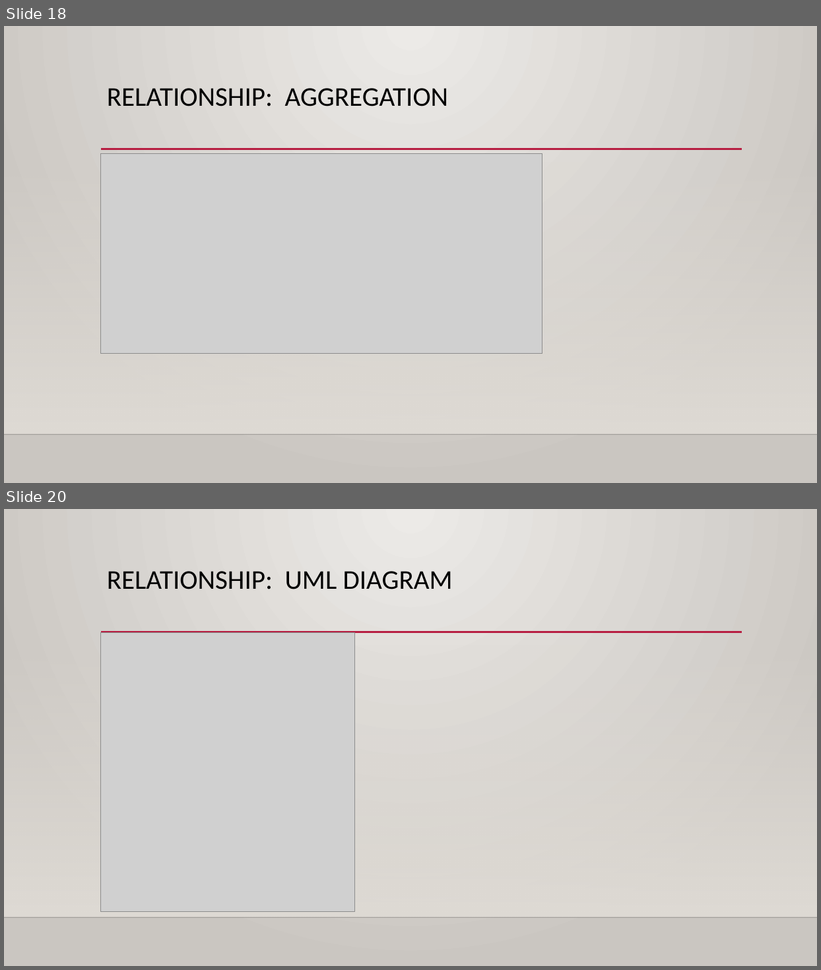
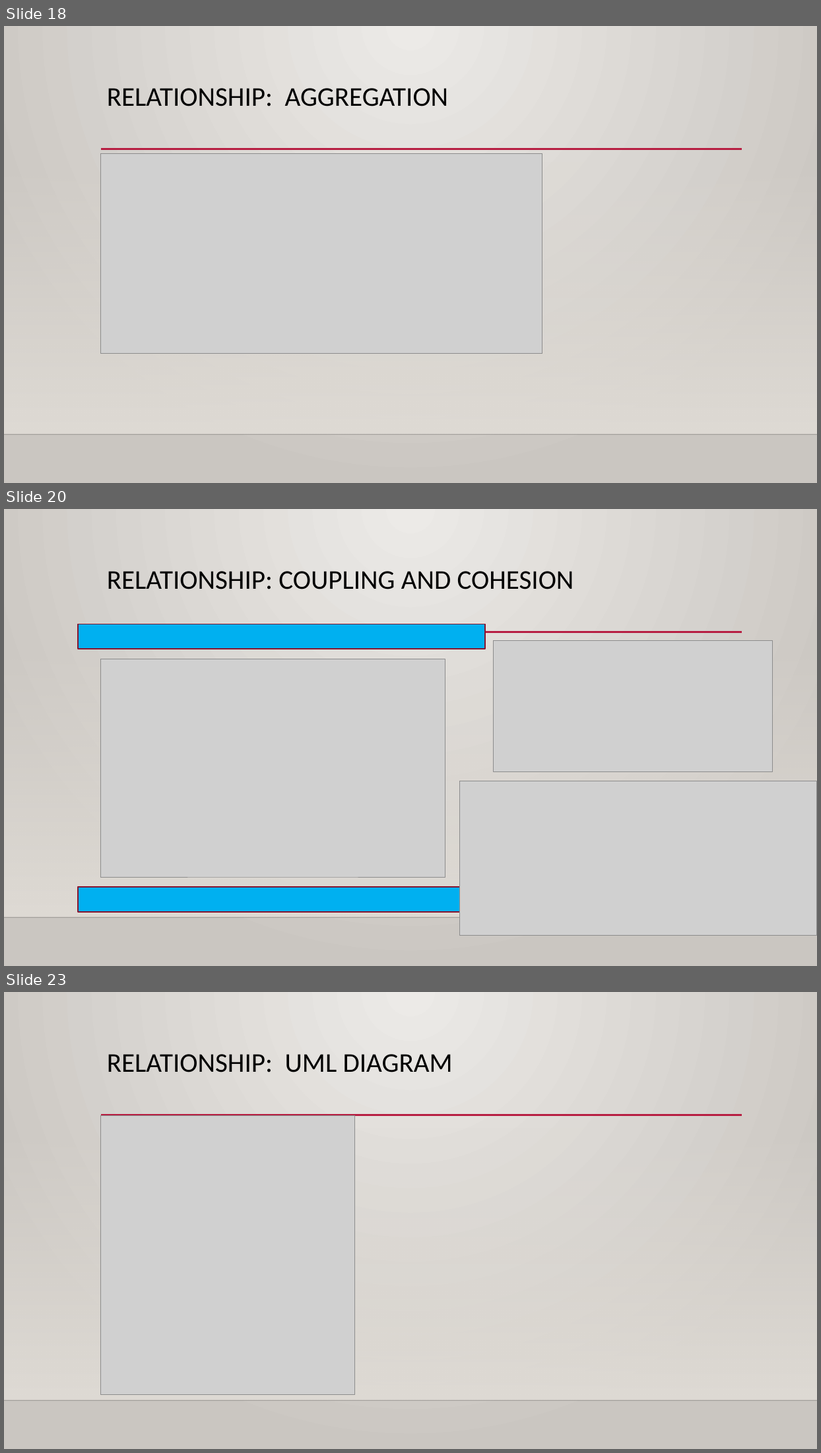
Before and after one commit to BishWAshi/myproject, a slide deck: Manuals/Java OOPS.pptx. Shown one above the other, each under a label of ours: slides 18 and 20 before the commit, slides 18, 20 and 23 after it; the slides between them are not shown. The pictures are 821x970 and 821x1453 pixels, drawn with LibreOffice and Linux fonts; fonts in the diff are those of the drawing; grey boxes stand for pictures; background and template pictures are left out. Boxes give left, top, right and bottom in pixels: in the first picture for what was removed or moved away, otherwise in the second. Text is boxed around its words. In the diff, an @@ line names an element or a change of style, - is before the commit and + after.

```diff
--- a/Manuals/Java OOPS.pptx
+++ b/Manuals/Java OOPS.pptx
@@ slide 20 added at (4,509,817,966), background gradient #ECEAE7 to #CAC7C1; not listed: 3 template elements that a slide beside it also shows @@
@@ title added at (107,571,574,590), 32 pt, text #000000 @@
+RELATIONSHIP: COUPLING AND COHESION
@@ rectangle added at (78,625,485,650), fill #00B0F0, outline #871631 1.25 pt @@
@@ picture added at (494,641,773,772) @@
@@ picture added at (101,659,445,877) @@
@@ picture added at (459,782,817,936) @@
@@ rectangle added at (78,887,485,912), fill #00B0F0, outline #871631 1.25 pt @@
@@ what was slide 20 is now slide 23 @@
```
Also in this commit, not shown: 1 slide changed, 2 other slides added.
